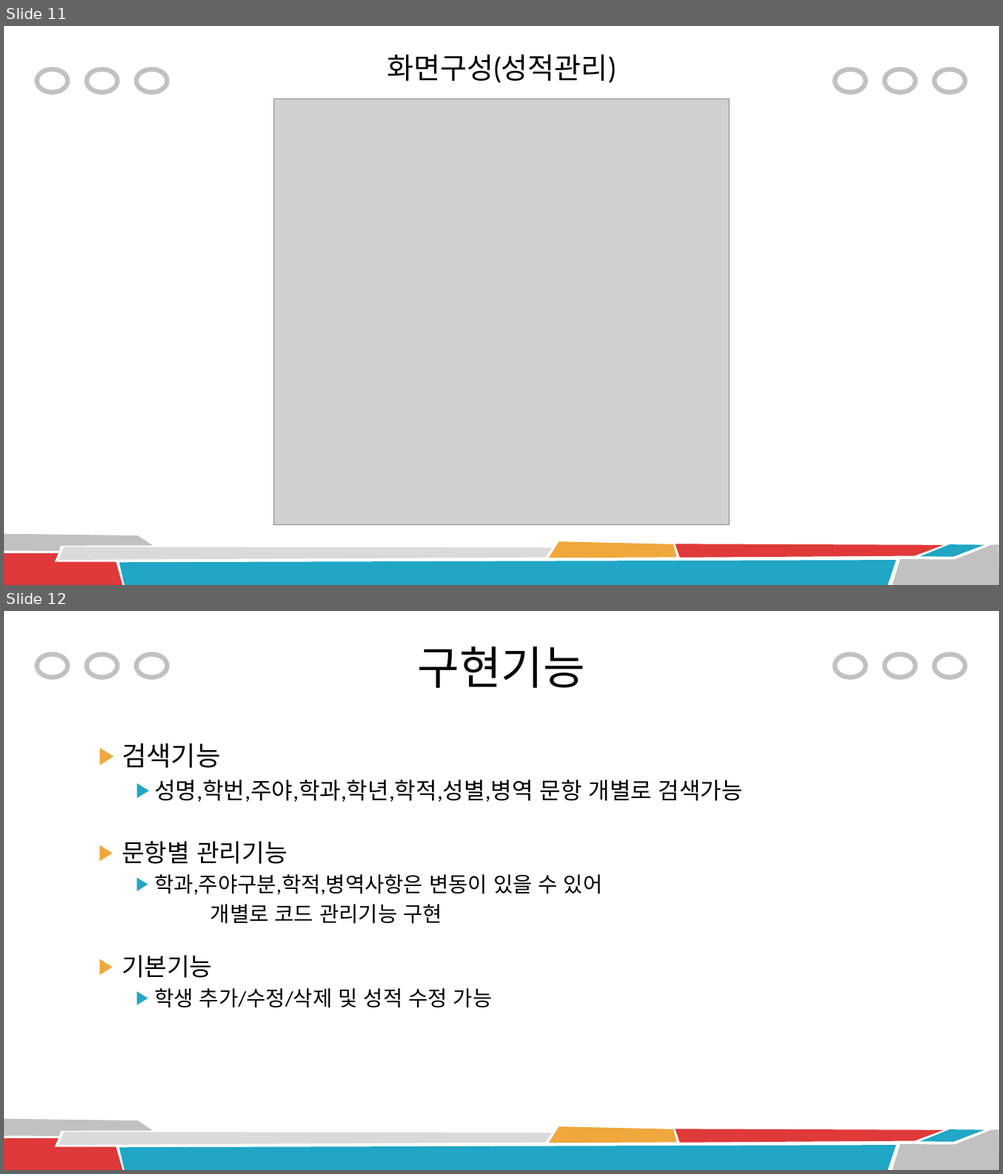
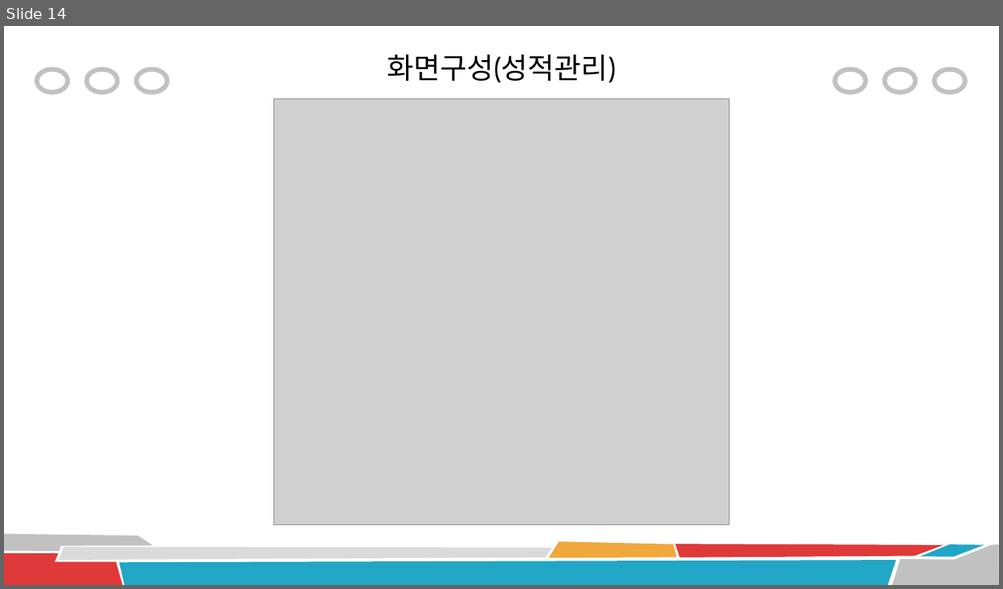
Before and after one commit to shinws9090/shin_student2, a slide deck: document/학생 관리 프로그램2.pptx. Shown one above the other, each under a label of ours: slides 11 and 12 before the commit, slide 14 after it. The pictures are 1003x1174 and 1003x589 pixels, drawn with LibreOffice and Linux fonts; fonts in the diff are those of the drawing; grey boxes stand for pictures. Boxes give left, top, right and bottom in pixels: in the first picture for what was removed or moved away, otherwise in the second. Text is boxed around its words. In the diff, an @@ line names an element or a change of style, - is before the commit and + after.

```diff
--- a/document/학생 관리 프로그램2.pptx
+++ b/document/학생 관리 프로그램2.pptx
@@ slide 12 removed at [4,611,999,1170], background #FFFFFF; not listed: 14 template elements that a slide beside it also shows @@
@@ title removed at [418,647,586,688] @@
-구현기능
@@ text removed at [122,743,743,802] @@
-  ▶ 검색기능
-    ▶ 성명,학번,주야,학과,학년,학적,성별,병역 문항 개별로 검색가능
@@ text removed at [122,841,603,924] @@
-  ▶ 문항별 관리기능
-    ▶ 학과,주야구분,학적,병역사항은 변동이 있을 수 있어
-    개별로 코드 관리기능 구현
@@ text removed at [122,955,492,1008] @@
-  ▶ 기본기능
-    ▶ 학생 추가/수정/삭제 및 성적 수정 가능
@@ what was slide 11 is now slide 14 @@
```
Also in this commit, not shown: 5 slides changed, 4 slides added.
